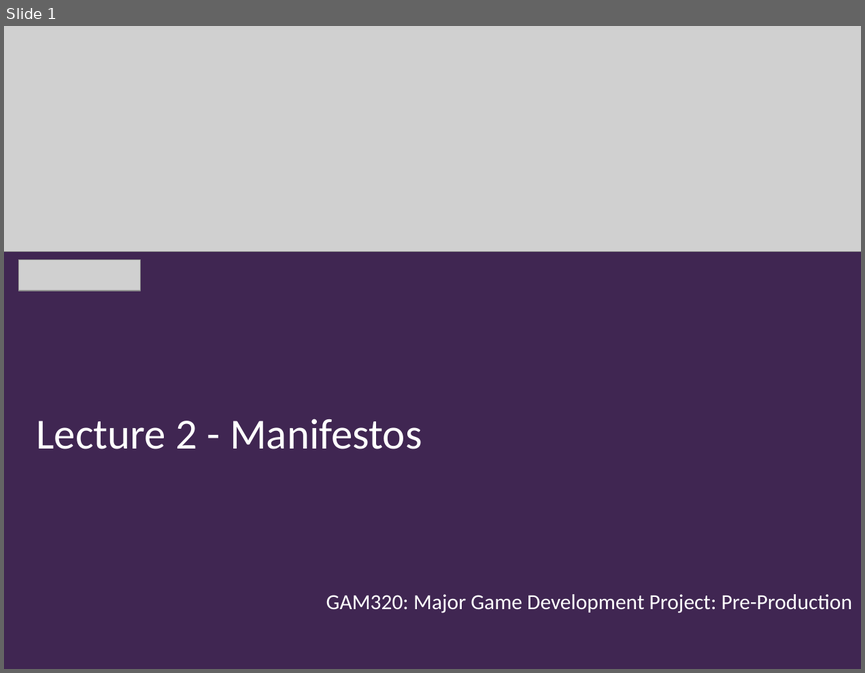
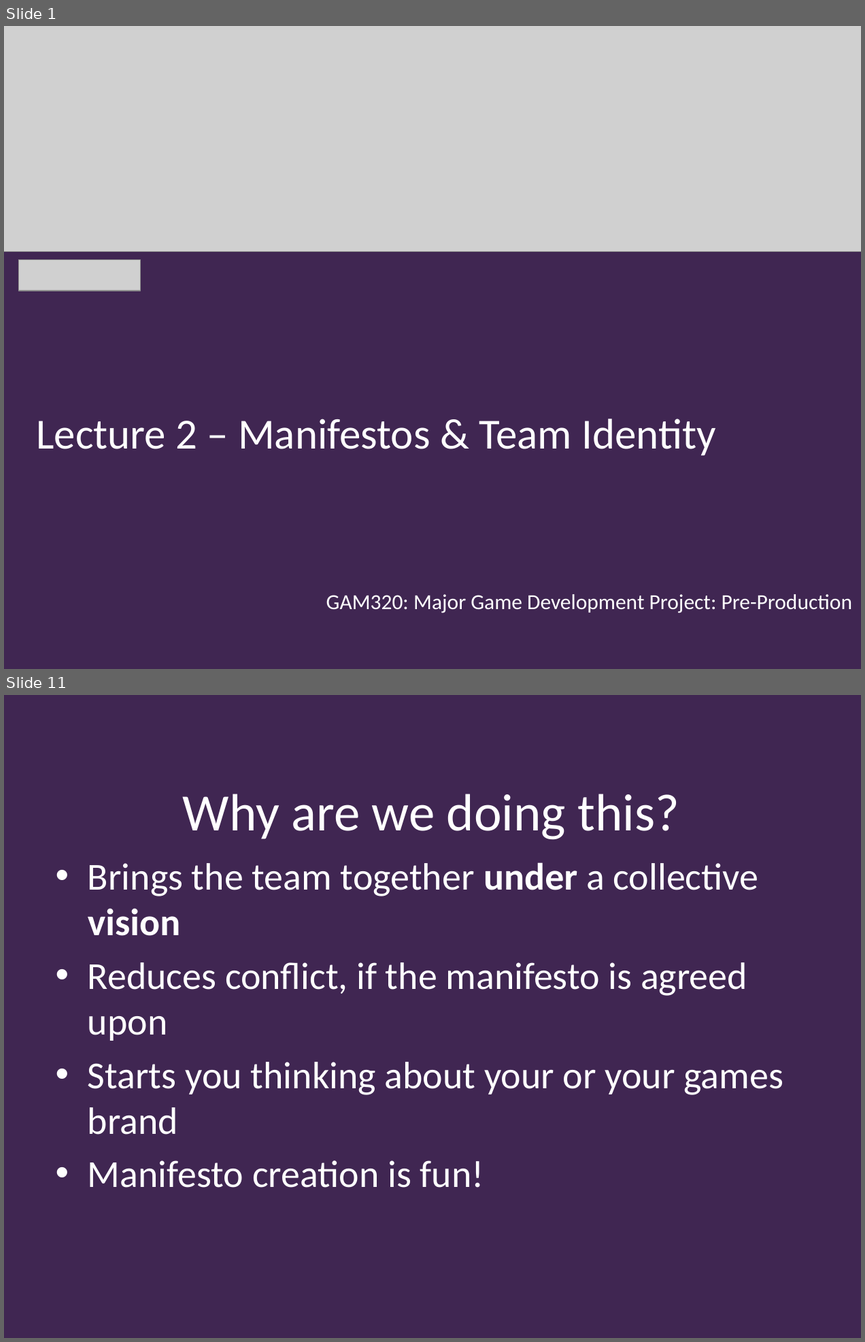
Before and after one commit to Falmouth-Games-Academy/ba-course-materials, a slide deck: GAM320/02/20-21-GAM320-02-Manifesto.pptx. Shown one above the other, each under a label of ours: slide 1 before the commit, slides 1 and 11 after it; the slides between them are not shown. The pictures are 865x673 and 865x1342 pixels, drawn with LibreOffice and Linux fonts; fonts in the diff are those of the drawing; grey boxes stand for pictures; background and template pictures are left out. Boxes give left, top, right and bottom in pixels: in the first picture for what was removed or moved away, otherwise in the second. Text is boxed around its words. In the diff, an @@ line names an element or a change of style, - is before the commit and + after.

Commit message:
Game Manifesto uploaded

```diff
--- a/GAM320/02/20-21-GAM320-02-Manifesto.pptx
+++ b/GAM320/02/20-21-GAM320-02-Manifesto.pptx
@@ slide 11 added at (x1=4, y1=695, x2=861, y2=1338), background #402652 @@
@@ title added at (x1=183, y1=794, x2=679, y2=840), 44 pt, text #FFFFFF @@
+Why are we doing this?
@@ text added at (x1=88, y1=862, x2=783, y2=1187), 32 pt, text #FFFFFF @@
+• Brings the team together under a collective vision
+• Reduces conflict, if the manifesto is agreed upon
+• Starts you thinking about your or your games brand
+• Manifesto creation is fun!
@@ slide 1 changed as well @@
@@ title at (x1=36, y1=418, x2=715, y2=455): text changed @@
-Lecture 2 - Manifestos
+Lecture 2 – Manifestos & Team Identity
```
Also in this commit, not shown: 2 other slides changed, 8 other slides added.
